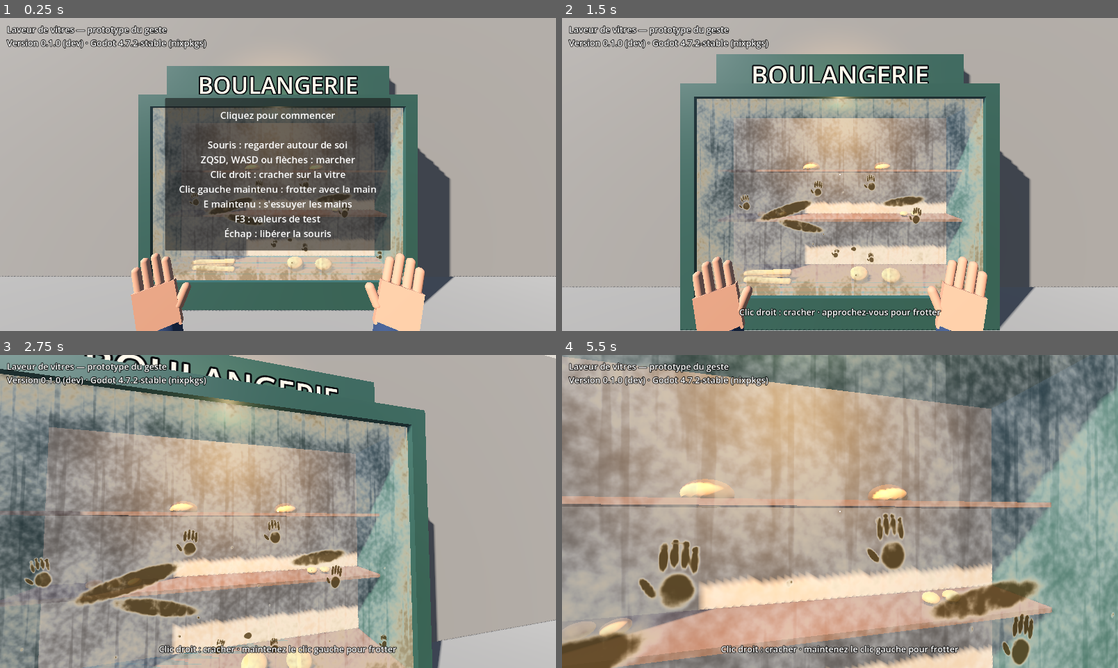
Above: before the commit, frames 1-4 (two rows, left to right).
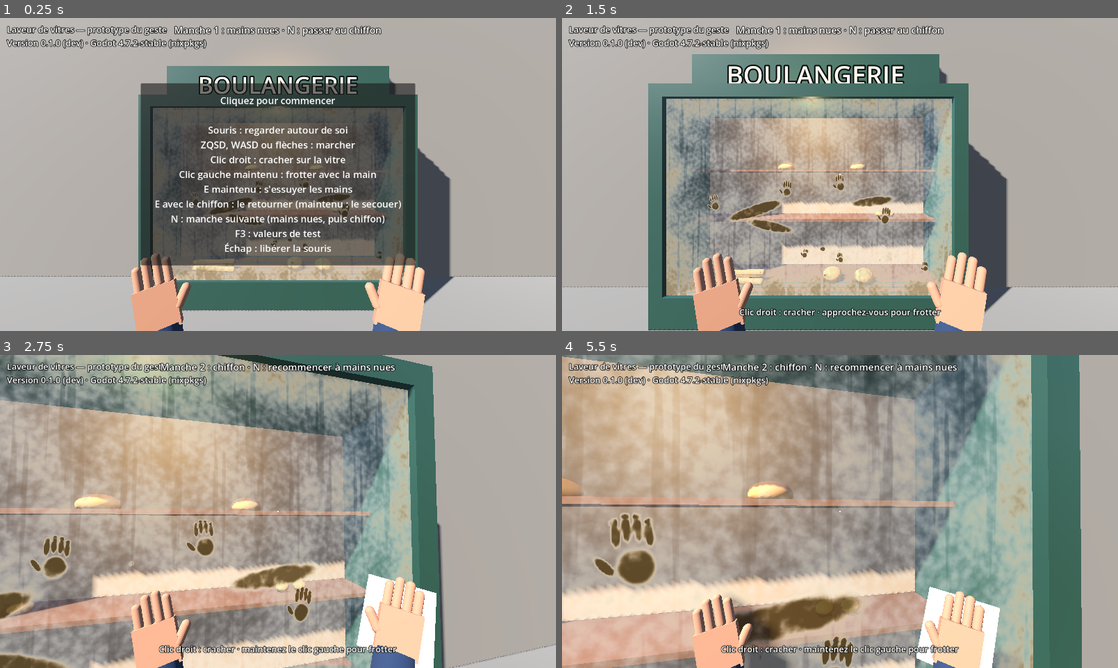
Above: after the commit, the same moments.

Repository: olivier-lapabe/laveur-de-vitres
Game: Godot game, scene res://scenes/main.tscn
Two runs of this game, one before a commit and one after it. Both use one fixed random seed, a clock stepped at 60 frames per second and the inputs below.
Inputs (mouse positions are in pixels of both pictures, inside the frame that each line leads up to):
- Up to frame 1 (0.25 s): no input
- Up to frame 2 (1.5 s): tap Enter at 0.5 s; move the mouse to (962, 158) at 0.52 s; hold D (move_right) 0.53-1.28 s; hold E (wipe_hands) 0.53-1.28 s; click (962, 158) at 0.67 s; tap N (next_round, bound only after the commit) at 0.8, 1.35 s; move the mouse to (812, 174) at 1.27 s; hold W (move_forward) from 1.28 s (still down); click (812, 174) at 1.42 s
- Up to frame 3 (2.75 s): keep holding W (move_forward); tap E (wipe_hands) at 1.55 s; move the mouse to (289, 505) at 2.02 s; hold E (wipe_hands) from 2.03 s (still down); click (289, 505) at 2.17 s; tap N (next_round, bound only after the commit) at 2.3 s
- Up to frame 4 (5.5 s): keep holding W (move_forward); move the mouse to (834, 517) at 2.77 s; release E (wipe_hands) at 2.78 s; tap N (next_round, bound only after the commit) at 2.85, 3.8, 4.35, 5.3 s; click (834, 517) at 2.92 s; tap E (wipe_hands) at 3.05, 4.55 s; move the mouse to (878, 514) at 3.52 s; hold E (wipe_hands) 3.53-4.28 s; click (878, 514) at 3.67 s; move the mouse to (795, 508) at 4.27 s; click (795, 508) at 4.42 s; move the mouse to (845, 511) at 5.02 s; hold E (wipe_hands) from 5.03 s (still down); click (845, 511) at 5.17 s

The runs differ from the first frame. In frame 1, 13% of the frame differs, in the area x 25-75%, y 2-80%; in frame 2, 30%; in frame 3, 59%; in frame 4, 68%, in the area x 0-100%, y 0-100%.

Commit message:
Add the cloth and the two rounds (LAV-5)
- WashTool holds each tool's values; bare hands keep the tuning the PO
  approved, the cloth uses the PRD's illustrative ratios: twice the speed,
  a third of the film, slower soiling, holds water longer.
- Round 1 bare hands, round 2 cloth; N switches round, dirtying the glass
  again and cleaning the tools. Round title at the top of the screen.
- The cloth is visible in the right hand, shows grime and wetness, turns
  over to its other face on a short press of E and is shaken while E is
  held. Hints adapt to the tool.
- The skin shader becomes a shared grime shader for hands and cloth.
- Test: the cloth cleans faster, soils slower, leaves a fainter film, and
  a new round dirties the glass again.

Co-Authored-By: Claude Opus 5.5 <noreply@anthropic.com>
Claude-Session: https://claude.ai/code/session_01Sd22mVGkXnCtooSqEAJWZd

Diff:
--- a/project.godot
+++ b/project.godot
@@ -53,6 +53,11 @@
 "events": [Object(InputEventKey,"resource_local_to_scene":false,"resource_name":"","device":-1,"window_id":0,"alt_press …(190 unchanged characters)…
 ]
 }
+next_round={
+"deadzone": 0.2,
+"events": [Object(InputEventKey,"resource_local_to_scene":false,"resource_name":"","device":-1,"window_id":0,"alt_pressed":false,"shift_pressed":false,"ctrl_pressed":false,"meta_pressed":false,"pressed":false,"keycode":0,"physical_keycode":78,"key_label":0,"unicode":0,"location":0,"echo":false,"script":null)
+]
+}
 
 [rendering]
 
--- a/scenes/hand.tscn
+++ b/scenes/hand.tscn
@@ -1,6 +1,6 @@
 [gd_scene format=3]
 
-[ext_resource type="Shader" path="res://shaders/skin.gdshader" id="1_skin"]
+[ext_resource type="Shader" path="res://shaders/grime.gdshader" id="1_skin"]
 
 [sub_resource type="ShaderMaterial" id="Material_skin"]
 shader = ExtResource("1_skin")
--- a/scenes/main.tscn
+++ b/scenes/main.tscn
@@ -141,6 +141,21 @@
 mouse_filter = 2
 color = Color(1, 1, 1, 0.85)
 
+[node name="Round" type="Label" parent="HUD"]
+anchors_preset = 5
+anchor_left = 0.5
+anchor_right = 0.5
+offset_left = -360.0
+offset_top = 12.0
+offset_right = 360.0
+offset_bottom = 44.0
+grow_horizontal = 2
+mouse_filter = 2
+theme_override_colors/font_outline_color = Color(0, 0, 0, 0.85)
+theme_override_constants/outline_size = 6
+theme_override_font_sizes/font_size = 22
+horizontal_alignment = 1
+
 [node name="Hint" type="Label" parent="HUD"]
 anchors_preset = 7
 anchor_left = 0.5
@@ -204,6 +219,8 @@
 Clic droit : cracher sur la vitre
 Clic gauche maintenu : frotter avec la main
 E maintenu : s'essuyer les mains
+E avec le chiffon : le retourner (maintenu : le secouer)
+N : manche suivante (mains nues, puis chiffon)
 F3 : valeurs de test
 Échap : libérer la souris"
 horizontal_alignment = 1
--- a/scenes/player.tscn
+++ b/scenes/player.tscn
@@ -2,6 +2,18 @@
 
 [ext_resource type="Script" path="res://scripts/player.gd" id="1_player"]
 [ext_resource type="PackedScene" path="res://scenes/hand.tscn" id="2_hand"]
+[ext_resource type="Shader" path="res://shaders/grime.gdshader" id="3_grime"]
+
+[sub_resource type="ShaderMaterial" id="Material_cloth"]
+shader = ExtResource("3_grime")
+shader_parameter/base_color = Color(0.62, 0.74, 0.86, 1)
+shader_parameter/wet_darkening = 0.4
+shader_parameter/wet_shine = 0.2
+shader_parameter/blotch_scale = 45.0
+
+[sub_resource type="BoxMesh" id="Mesh_cloth"]
+material = SubResource("Material_cloth")
+size = Vector3(0.15, 0.17, 0.01)
 
 [node name="Player" type="Node3D"]
 script = ExtResource("1_player")
@@ -21,3 +33,8 @@
 position = Vector3(-0.27, -0.3, -0.46)
 rotation_degrees = Vector3(-14, 18, 12)
 scale = Vector3(-1, 1, 1)
+
+[node name="Cloth" type="MeshInstance3D" parent="Head/Camera3D/RightHand"]
+visible = false
+position = Vector3(0, 0.02, -0.022)
+mesh = SubResource("Mesh_cloth")
--- a/scripts/dirty_glass.gd
+++ b/scripts/dirty_glass.gd
@@ -12,23 +12,14 @@
 ## Resolution of the cleaning state: coarser, because a script updates it.
 const STATE_PIXELS_PER_METER := 100.0
 
-# Tuning of the bare-hand gesture. Amounts are fractions from 0 to 1.
-## Radius of the area a hand rubs, in meters.
-const HAND_RADIUS := 0.09
-## Share of the dirt under the middle of the hand removed per meter of rubbing, on wet glass.
+# Tuning shared by all tools; each tool's own values are in WashTool.
+# Amounts are fractions from 0 to 1.
+## Share of the dirt under the middle of a speed-1 tool removed per meter of
+## rubbing, on wet glass.
 const RUB_RATE := 7.0
 ## Rubbing dry glass works this much as well as rubbing wet glass: it works,
 ## slowly, while spit clears a patch in a few seconds.
 const DRY_RUB_FACTOR := 0.25
-## Dirt a fully dirty hand smears back on per meter of rubbing.
-const HAND_DEPOSIT := 0.3
-## Film that bare skin always leaves behind: glass washed by hand is never spotless.
-const BARE_HAND_RESIDUE := 0.08
-## How much dirtier the hand gets per unit of dirt it takes off the glass.
-const HAND_PICKUP := 0.1
-## Dirt the hand picks up just by rubbing over it, per meter, even when
-## little comes off (dry glass): touching grime soils the skin a little.
-const CONTACT_PICKUP := 0.05
 ## Thickness of the haze, compared with the marks (0 to 1), for the hand's pickup.
 const HAZE_THICKNESS := 0.5
 ## Radius of the patch one spit wets, in meters.
@@ -66,6 +57,8 @@
 ## Whether the last rub was on dry glass, for the player's hint.
 var last_rub_was_dry := false
 
+var _bare_hands := WashTool.bare_hands()
+
 @onready var _material := material_override as ShaderMaterial
 
 
@@ -75,6 +68,17 @@
 	var marks_image := _make_marks_image()
 	_material.set_shader_parameter("marks_pattern", ImageTexture.create_from_image(marks_image))
 	_init_state(marks_image)
+	_send_wet_spots()
+
+
+## Dirties the glass again as it was at the start, and dries it.
+func reset() -> void:
+	_dirt_left.fill(1.0)
+	_smeared.fill(0.0)
+	_state_image.fill(Color(1, 1, 0, 0))
+	_state = _state_image.get_data()
+	_state_changed = true
+	_wet_spots.clear()
 	_send_wet_spots()
 
 
@@ -144,15 +148,18 @@
 	return minf(1.0, _thickness(i) * _dirt_left[i] + _smeared[i])
 
 
-## Rubs the glass with a bare hand centered on uv, over stroke_length meters.
-## hand_dirt (0 to 1) is how dirty the hand already is: a clean hand takes dirt
-## off, a dirty one smears it back on. hand_wet (0 to 1) is how wet the hand
-## is: a wet hand cleans like wet glass. Returns how much dirtier the hand gets.
-func rub(uv: Vector2, stroke_length: float, hand_dirt: float, hand_wet := 0.0) -> float:
+## Rubs the glass with a tool (bare hands by default) centered on uv, over
+## stroke_length meters. tool_dirt (0 to 1) is how dirty the tool already is: a
+## clean tool takes dirt off, a dirty one smears it back on. tool_wet (0 to 1)
+## is how wet it is: a wet tool cleans like wet glass. Returns how much dirtier
+## the tool gets.
+func rub(uv: Vector2, stroke_length: float, tool_dirt: float, tool_wet := 0.0, tool: WashTool = null) -> float:
+	if tool == null:
+		tool = _bare_hands
 	var center := Vector2(uv.x * _state_size.x, uv.y * _state_size.y)
-	var radius := HAND_RADIUS * STATE_PIXELS_PER_METER
+	var radius := tool.radius * STATE_PIXELS_PER_METER
 	var reach := ceili(radius)
-	var wet_factor := lerpf(DRY_RUB_FACTOR, 1.0, maxf(wetness_at(uv), hand_wet))
+	var wet_factor := lerpf(DRY_RUB_FACTOR, 1.0, maxf(wetness_at(uv), tool_wet))
 	var picked := 0.0
 	var pixels := 0
 	for py in range(maxi(0, int(center.y) - reach), mini(_state_size.y, int(center.y) + reach + 1)):
@@ -161,23 +168,24 @@
 			if distance >= 1.0:
 				continue
 			var weight := 1.0 - distance * distance
-			var effect := clampf(stroke_length * RUB_RATE * weight * wet_factor, 0.0, 1.0)
+			var effect := clampf(stroke_length * RUB_RATE * tool.rub_speed * weight * wet_factor, 0.0, 1.0)
 			var p := py * _state_size.x + px
 			var thickness := _thickness(p)
 			var dirt_left := _dirt_left[p]
 			var smeared := _smeared[p]
 
-			# A clean hand takes dirt off; a dirty one mostly pushes it around and
+			# A clean tool takes dirt off; a dirty one mostly pushes it around and
 			# leaves its own dirt behind.
-			var removed := dirt_left * effect * (1.0 - hand_dirt)
-			var smear_removed := smeared * effect * (1.0 - hand_dirt)
-			smeared += hand_dirt * HAND_DEPOSIT * stroke_length * weight - smear_removed
-			var residue := BARE_HAND_RESIDUE * weight * (0.6 + 0.4 * _breakup.get_noise_2d(px * 3.0, py * 3.0))
+			var removed := dirt_left * effect * (1.0 - tool_dirt)
+			var smear_removed := smeared * effect * (1.0 - tool_dirt)
+			smeared += tool_dirt * tool.deposit * stroke_length * weight - smear_removed
+			# Every tool leaves a faint film; how faint is its finish.
+			var residue := tool.residue * weight * (0.6 + 0.4 * _breakup.get_noise_2d(px * 3.0, py * 3.0))
 			smeared = clampf(maxf(smeared, residue), 0.0, 1.0)
 			dirt_left -= removed
 
 			picked += removed * thickness + smear_removed
-			picked += (dirt_left * thickness + smeared) * weight * stroke_length * CONTACT_PICKUP
+			picked += (dirt_left * thickness + smeared) * weight * stroke_length * tool.contact_pickup
 			pixels += 1
 			_dirt_left[p] = dirt_left
 			_smeared[p] = smeared
@@ -185,7 +193,7 @@
 			_state[p * 4 + 3] = int(smeared * 255.0 + 0.5)
 	_state_changed = true
 	last_rub_was_dry = wet_factor < 0.5
-	return picked / maxf(pixels, 1) * HAND_PICKUP
+	return picked / maxf(pixels, 1) * tool.pickup
 
 
 ## How thick the original dirt is at state pixel i: the haze plus any mark.
--- a/scripts/main.gd
+++ b/scripts/main.gd
@@ -9,6 +9,7 @@
 @onready var _start_overlay: Control = $HUD/StartOverlay
 @onready var _crosshair: Control = $HUD/Crosshair
 @onready var _hint: Label = $HUD/Hint
+@onready var _round: Label = $HUD/Round
 @onready var _debug: Label = $HUD/Debug
 @onready var _aim_marker: Node3D = $AimMarker
 @onready var _player: WindowWasher = $Player
@@ -54,6 +55,7 @@
 	_start_overlay.visible = not playing
 	_crosshair.visible = playing and not _player.is_rubbing()
 	_hint.text = _player.hint if playing else ""
+	_round.text = _player.round_title()
 	if _debug.visible:
 		_debug.text = _player.debug_text()
 	var aim: Variant = _player.aim_point() if _debug.visible else null
--- a/scripts/player.gd
+++ b/scripts/player.gd
@@ -1,11 +1,13 @@
 class_name WindowWasher
 extends Node3D
 ## The player, in first person: looks around, walks along the sidewalk, spits
-## on the glass and rubs it with bare hands.
+## on the glass and rubs it, with bare hands in round 1 and a cloth in round 2.
 ##
 ## Mouse: look around. ZQSD/WASD (same physical keys) or arrows: walk.
 ## Hold the left button on the glass to rub: the camera stays still and the
-## mouse moves the hand on the glass. Right button: spit. Hold E: wipe the hands.
+## mouse moves the hand on the glass. Right button: spit.
+## E: with bare hands, hold to wipe them; with the cloth, press to turn it over
+## to its other face, hold to shake it. N: next round.
 
 ## Calm walking pace, in meters per second.
 @export var walk_speed := 1.6
@@ -29,23 +31,27 @@
 const MAX_MOUSE_STEP := 250.0
 ## Distance between two rubs along a stroke, in meters.
 const RUB_STEP := 0.02
-## Above this hand dirt, the hand smears more dirt than it removes.
-const DIRTY_HAND := 0.6
-## Seconds for wet hands to dry in the air.
-const HAND_DRY_SECONDS := 10.0
-## Share of the hands' water given to dry glass per meter of rubbing.
-const HAND_WATER_PER_METER := 0.3
+## Above this dirt, the hand or cloth smears more dirt than it removes.
+const DIRTY_TOOL := 0.6
 ## Hand dirt (and water) wiped off per second while wiping.
 const WIPE_SPEED := 0.8
+## Cloth dirt shaken off per second, from the face in use.
+const SHAKE_SPEED := 0.3
+## Holding E longer than this shakes the cloth instead of just turning it over.
+const SHAKE_AFTER_SECONDS := 0.35
 const SPIT_COOLDOWN_MSEC := 500
-## Gap kept between the palm and the glass, in meters.
-const PALM_GAP := 0.018
-
+
+## 1: bare hands. 2: cloth.
+var round_number := 1
 ## How dirty the hands are, from 0 (clean) to 1 (covered in dirt).
 var hand_dirt := 0.0
 ## How wet the hands are, from 0 (dry) to 1: rubbing wet glass wets them, and
 ## wet hands clean faster anywhere.
 var hand_wet := 0.0
+## How dirty each face of the cloth is, and which face touches the glass.
+var cloth_faces: Array[float] = [0.0, 0.0]
+var cloth_face := 0
+var cloth_wet := 0.0
 ## A short instruction for the HUD, depending on what the player can do.
 var hint := ""
 
@@ -61,6 +67,12 @@
 var _hand_target := Vector3.ZERO
 var _spit_ready_msec := 0
 var _wiping := false
+var _shaking := false
+var _wipe_held_seconds := 0.0
+var _bare_hands := WashTool.bare_hands()
+var _cloth_tool := WashTool.cloth()
+## Turning the cloth over: from 0 to 1 while it flips, then back to 0.
+var _flip_progress := 0.0
 
 @onready var _head: Node3D = $Head
 @onready var _camera: Camera3D = $Head/Camera3D
@@ -70,6 +82,42 @@
 @onready var _left_rest := _left_hand.transform
 ## Both hands share this material, so tinting it dirties both.
 @onready var _skin := ($Head/Camera3D/RightHand/Palm as MeshInstance3D).mesh.get("material") as ShaderMaterial
+@onready var _cloth: MeshInstance3D = $Head/Camera3D/RightHand/Cloth
+@onready var _cloth_material := _cloth.mesh.get("material") as ShaderMaterial
+@onready var _cloth_rest := _cloth.transform
+
+
+## The tool in use this round.
+func current_tool() -> WashTool:
+	return _cloth_tool if round_number == 2 else _bare_hands
+
+
+## How dirty the surface touching the glass is: the hands, or the cloth's face.
+func tool_dirt() -> float:
+	return cloth_faces[cloth_face] if round_number == 2 else hand_dirt
+
+
+func tool_wet() -> float:
+	return cloth_wet if round_number == 2 else hand_wet
+
+
+## Title of the round for the HUD.
+func round_title() -> String:
+	if round_number == 1:
+		return "Manche 1 : mains nues · N : passer au chiffon"
+	return "Manche 2 : chiffon · N : recommencer à mains nues"
+
+
+## Moves to the other round: the glass gets dirty again and the tools clean.
+func next_round() -> void:
+	round_number = 2 if round_number == 1 else 1
+	_stop_rubbing()
+	hand_dirt = 0.0
+	hand_wet = 0.0
+	cloth_faces = [0.0, 0.0]
+	cloth_face = 0
+	cloth_wet = 0.0
+	glass.reset()
 
 
 ## Where the player aims at the glass in the world, or null; for the F3 marker.
@@ -85,6 +133,11 @@
 ## Live values for the F3 debug panel (in French, for the PO's playtests).
 func debug_text() -> String:
 	var text := "Saleté des mains : %d %%\nMains humides : %d %%" % [roundi(hand_dirt * 100.0), roundi(hand_wet * 100.0)]
+	if round_number == 2:
+		text += "\nChiffon : face %d sale à %d %%, autre face %d %%, humide %d %%" % [
+			cloth_face + 1, roundi(cloth_faces[cloth_face] * 100.0),
+			roundi(cloth_faces[1 - cloth_face] * 100.0), roundi(cloth_wet * 100.0),
+		]
 	var hit := _glass_hit(_rub_cursor if _rubbing else Vector2.ZERO)
 	if hit.is_empty():
 		return text + "\nVitre : pas visée"
@@ -146,15 +199,32 @@
 		_captured_since_msec = Time.get_ticks_msec()
 		_captured_since_frame = Engine.get_process_frames()
 
-	_wiping = Input.is_action_pressed("wipe_hands") and not _rubbing
+	if Input.is_action_just_pressed("next_round"):
+		next_round()
+	_update_wiping(delta)
+	hand_wet = maxf(0.0, hand_wet - delta / _bare_hands.dry_seconds)
+	cloth_wet = maxf(0.0, cloth_wet - delta / _cloth_tool.dry_seconds)
+	if not _rubbing and not _wiping and not _shaking:
+		_walk(delta)
+	_update_hands(delta)
+	_update_hint()
+
+
+## E: bare hands are wiped while it is held; the cloth turns over on a short
+## press and is shaken while it is held.
+func _update_wiping(delta: float) -> void:
+	var held := Input.is_action_pressed("wipe_hands") and not _rubbing
+	if round_number == 2 and Input.is_action_just_released("wipe_hands") and _wipe_held_seconds <= SHAKE_AFTER_SECONDS:
+		cloth_face = 1 - cloth_face
+		_flip_progress = 1.0
+	_wipe_held_seconds = _wipe_held_seconds + delta if held else 0.0
+	_wiping = held and round_number == 1
+	_shaking = held and round_number == 2 and _wipe_held_seconds > SHAKE_AFTER_SECONDS
 	if _wiping:
 		hand_dirt = maxf(0.0, hand_dirt - WIPE_SPEED * delta)
 		hand_wet = maxf(0.0, hand_wet - WIPE_SPEED * delta)
-	hand_wet = maxf(0.0, hand_wet - delta / HAND_DRY_SECONDS)
-	if not _rubbing and not _wiping:
-		_walk(delta)
-	_update_hands(delta)
-	_update_hint()
+	if _shaking:
+		cloth_faces[cloth_face] = maxf(0.0, cloth_faces[cloth_face] - SHAKE_SPEED * delta)
 
 
 func _capture_settled() -> bool:
@@ -207,12 +277,19 @@
 			var at := _last_rub_point + stroke * (float(i + 1) / steps)
 			var uv := glass.uv_at(at)
 			var step_length := stroke.length() / steps
-			hand_dirt = clampf(hand_dirt + glass.rub(uv, step_length, hand_dirt, hand_wet), 0.0, 1.0)
-			# Wet glass wets the hand; dry glass soaks up what the hand carries.
-			hand_wet = maxf(hand_wet - step_length * HAND_WATER_PER_METER, glass.wetness_at(uv))
+			var tool := current_tool()
+			var dirt := clampf(tool_dirt() + glass.rub(uv, step_length, tool_dirt(), tool_wet(), tool), 0.0, 1.0)
+			# Wet glass wets the hand or cloth; dry glass soaks up what it carries.
+			var wet := maxf(tool_wet() - step_length * tool.water_per_meter, glass.wetness_at(uv))
+			if round_number == 2:
+				cloth_faces[cloth_face] = dirt
+				cloth_wet = wet
+			else:
+				hand_dirt = dirt
+				hand_wet = wet
 	_last_rub_point = point
 	_on_glass = true
-	_hand_target = point + glass.get_normal() * PALM_GAP
+	_hand_target = point + glass.get_normal() * current_tool().palm_gap
 
 
 func _spit() -> void:
@@ -228,6 +305,7 @@
 func _update_hands(delta: float) -> void:
 	_skin.set_shader_parameter("dirt", hand_dirt)
 	_skin.set_shader_parameter("wet", hand_wet)
+	_update_cloth(delta)
 	var weight := clampf(delta * 14.0, 0.0, 1.0)
 	if _rubbing and _on_glass:
 		# Palm flat against the glass, fingers up.
@@ -239,24 +317,46 @@
 	_left_hand.position = _left_hand.position.lerp(_rest_pose(_left_rest, -1.0).origin, weight)
 
 
-## The resting pose of a hand, lowered to the overalls while wiping.
+## The cloth shows the dirt of the face toward the glass, flips over when
+## turned and jiggles when shaken.
+func _update_cloth(delta: float) -> void:
+	_cloth.visible = round_number == 2
+	if not _cloth.visible:
+		return
+	_flip_progress = maxf(0.0, _flip_progress - delta * 4.0)
+	_cloth_material.set_shader_parameter("dirt", cloth_faces[cloth_face])
+	_cloth_material.set_shader_parameter("wet", cloth_wet)
+	var pose := _cloth_rest.rotated_local(Vector3.UP, _flip_progress * PI)
+	if _shaking:
+		var t := Time.get_ticks_msec() / 1000.0
+		pose = pose.rotated_local(Vector3.RIGHT, 0.35 * sin(t * 25.0))
+	_cloth.transform = pose
+
+
+## The resting pose of a hand, lowered to the overalls while wiping, or held
+## out while shaking the cloth.
 func _rest_pose(rest: Transform3D, side: float) -> Transform3D:
-	if not _wiping:
-		return rest
 	var t := Time.get_ticks_msec() / 1000.0
-	return rest.translated(Vector3(0.0, -0.2 + 0.04 * sin(t * 18.0 + side), 0.05))
+	if _wiping:
+		return rest.translated(Vector3(0.0, -0.2 + 0.04 * sin(t * 18.0 + side), 0.05))
+	if _shaking and side > 0.0:
+		return rest.translated(Vector3(0.0, 0.06 + 0.04 * sin(t * 25.0), 0.0))
+	return rest
 
 
 func _update_hint() -> void:
+	var dirty := tool_dirt() >= DIRTY_TOOL
+	var cleaning_hint := _cleaning_hint()
 	if _rubbing:
-		if hand_dirt >= DIRTY_HAND:
-			hint = "Vos mains sont sales : elles étalent la saleté. Lâchez et maintenez E pour les essuyer"
+		if dirty:
+			hint = cleaning_hint
 		elif glass.last_rub_was_dry:
-			hint = "À sec, ça part lentement : crachez (clic droit) pour mouiller la vitre et vos mains"
+			hint = "À sec, ça part lentement : crachez (clic droit) pour mouiller la vitre et %s" % (
+				"le chiffon" if round_number == 2 else "vos mains")
 		else:
 			hint = "Bougez la souris pour frotter · relâchez le clic pour lâcher la vitre"
-	elif hand_dirt >= DIRTY_HAND:
-		hint = "Vos mains sont sales : elles étalent la saleté. Maintenez E pour les essuyer"
+	elif dirty:
+		hint = cleaning_hint
 	else:
 		var hit := _glass_hit(Vector2.ZERO)
 		if hit.is_empty():
@@ -265,6 +365,15 @@
 			hint = "Clic droit : cracher · approchez-vous pour frotter"
 		else:
 			hint = "Clic droit : cracher · maintenez le clic gauche pour frotter"
+
+
+## What to do about a dirty hand or cloth.
+func _cleaning_hint() -> String:
+	if round_number == 1:
+		return "Vos mains sont sales : elles étalent la saleté. Lâchez et maintenez E pour les essuyer"
+	if cloth_faces[1 - cloth_face] < DIRTY_TOOL:
+		return "Chiffon sale : il étale la saleté. Lâchez et appuyez sur E pour le retourner"
+	return "Les deux faces du chiffon sont sales : lâchez et maintenez E pour le secouer"
 
 
 ## The glass under a point of the screen, from (0, 0) at the crosshair to
--- /dev/null
+++ b/scripts/wash_tool.gd
@@ -0,0 +1,46 @@
+class_name WashTool
+extends RefCounted
+## How a tool washes glass. Illustrative values from the PRD: bare hands have
+## speed 1 and finish 1, a cotton cloth speed 2 and finish 3.
+
+## Name shown to the player.
+var name := ""
+## Multiplies how fast the tool takes dirt off.
+var rub_speed := 1.0
+## Radius of the area it rubs, in meters.
+var radius := 0.09
+## Film it always leaves behind (lower is a better finish).
+var residue := 0.08
+## How much dirtier it gets per unit of dirt it takes off the glass.
+var pickup := 0.1
+## Dirt it picks up just by rubbing over dirt, per meter (also scaled by pickup).
+var contact_pickup := 0.05
+## Dirt a fully dirty tool smears back on per meter of rubbing.
+var deposit := 0.3
+## Seconds it takes to dry in the air.
+var dry_seconds := 10.0
+## Share of its water given to dry glass per meter of rubbing.
+var water_per_meter := 0.3
+## Gap between the hand's palm and the glass while rubbing, in meters.
+var palm_gap := 0.018
+
+
+static func bare_hands() -> WashTool:
+	var tool := WashTool.new()
+	tool.name = "mains nues"
+	return tool
+
+
+static func cloth() -> WashTool:
+	var tool := WashTool.new()
+	tool.name = "chiffon"
+	tool.rub_speed = 2.0
+	tool.radius = 0.11
+	tool.residue = 0.08 / 3.0
+	tool.pickup = 0.04
+	tool.contact_pickup = 0.02
+	tool.deposit = 0.25
+	tool.dry_seconds = 20.0
+	tool.water_per_meter = 0.15
+	tool.palm_gap = 0.03
+	return tool
--- a/shaders/skin.gdshader
+++ b/shaders/grime.gdshader
@@ -1,14 +1,18 @@
 shader_type spatial;
 
-// Bare skin that collects grime: dark blotches appear and spread as dirt
-// goes from 0 (clean) to 1 (covered), so a dirty hand reads as dirty.
+// A surface that collects grime, for the hands and the cloth: dark blotches
+// appear and spread as dirt goes from 0 (clean) to 1 (covered), so a dirty
+// hand or cloth reads as dirty. Wet skin turns shiny; a wet cloth turns darker.
 
-uniform vec4 skin_color : source_color = vec4(0.72, 0.52, 0.41, 1.0);
+uniform vec4 base_color : source_color = vec4(0.72, 0.52, 0.41, 1.0);
 uniform vec4 grime_color : source_color = vec4(0.22, 0.18, 0.12, 1.0);
 uniform float dirt : hint_range(0.0, 1.0) = 0.0;
-// Wet skin is shiny.
 uniform float wet : hint_range(0.0, 1.0) = 0.0;
-// Blotches per meter of skin.
+// How much darker the surface gets when wet (0 for skin, which shines instead).
+uniform float wet_darkening : hint_range(0.0, 1.0) = 0.0;
+// How much shinier the surface gets when wet.
+uniform float wet_shine : hint_range(0.0, 1.0) = 1.0;
+// Blotches per meter of surface.
 uniform float blotch_scale = 70.0;
 
 varying vec3 local_position;
@@ -25,7 +29,7 @@
 }
 
 void vertex() {
-	// Object space, so the blotches stay put on the skin.
+	// Object space, so the blotches stay put on the surface.
 	local_position = VERTEX;
 }
 
@@ -34,8 +38,8 @@
 	float pattern = value_noise(p.xy + p.z * 0.7) * 0.65 + value_noise(p.yz * 2.3 + 5.0) * 0.35;
 	// Points whose pattern is below the dirt level are covered: the grime spreads as dirt grows.
 	float covered = smoothstep(pattern - 0.08, pattern + 0.08, dirt * 1.15);
-	ALBEDO = mix(skin_color.rgb, grime_color.rgb, covered * 0.92);
-	// Grime is a little greasy.
-	ROUGHNESS = mix(mix(0.75, 0.45, covered), 0.15, wet);
-	SPECULAR = mix(0.5, 0.9, wet);
+	vec3 color = mix(base_color.rgb, grime_color.rgb, covered * 0.92);
+	ALBEDO = color * (1.0 - wet * wet_darkening);
+	ROUGHNESS = mix(mix(0.75, 0.45, covered), 0.15, wet * wet_shine);
+	SPECULAR = mix(0.5, 0.9, wet * wet_shine);
 }
--- a/tests/run_tests.gd
+++ b/tests/run_tests.gd
@@ -25,6 +25,7 @@
 	_check_dry_rubbing_stays_hard()
 	_check_dry_rubbing_dirties_the_hand()
 	_check_wet_hands_clean_faster()
+	_check_cloth_beats_bare_hands()
 	print("Gameplay tests: %d failed" % _failures)
 	quit(1 if _failures > 0 else 0)
 
@@ -121,6 +122,36 @@
 	_expect(removed_wet > removed_dry * 2.0, "wet hands clean dry glass faster (wet hand %.2f, dry hand %.2f)" % [removed_wet, removed_dry])
 
 
+## The cloth cleans faster, leaves a fainter film and gets dirty more slowly.
+func _check_cloth_beats_bare_hands() -> void:
+	var glass := _new_glass()
+	var cloth := WashTool.cloth()
+	var hands := WashTool.bare_hands()
+	var by_hand := Vector2(0.25, 0.1)
+	var by_cloth := Vector2(0.75, 0.1)
+	var before := glass.dirt_at(by_hand)
+	var hand_dirt := 0.0
+	var cloth_dirt := 0.0
+	for i in 10:
+		var offset := Vector2(0.01 if i % 2 == 0 else -0.01, 0.0)
+		hand_dirt += glass.rub(by_hand + offset, 0.02, 0.0, 0.0, hands)
+		cloth_dirt += glass.rub(by_cloth + offset, 0.02, 0.0, 0.0, cloth)
+	var removed_by_hand := before - glass.dirt_at(by_hand)
+	var removed_by_cloth := before - glass.dirt_at(by_cloth)
+	_expect(removed_by_cloth > removed_by_hand * 1.5, "the cloth cleans faster (cloth %.2f, hands %.2f)" % [removed_by_cloth, removed_by_hand])
+	_expect(cloth_dirt < hand_dirt, "the cloth gets dirty more slowly (cloth %.3f, hands %.3f)" % [cloth_dirt, hand_dirt])
+	glass.spit(by_hand)
+	glass.spit(by_cloth)
+	for i in 80:
+		var offset := Vector2(0.01 if i % 2 == 0 else -0.01, 0.0)
+		glass.rub(by_hand + offset, 0.02, 0.0, 1.0, hands)
+		glass.rub(by_cloth + offset, 0.02, 0.0, 1.0, cloth)
+	_expect(glass.dirt_at(by_cloth) < glass.dirt_at(by_hand) * 0.6,
+		"the cloth leaves a fainter film (cloth %.3f, hands %.3f)" % [glass.dirt_at(by_cloth), glass.dirt_at(by_hand)])
+	glass.reset()
+	_expect(is_equal_approx(glass.dirt_at(by_cloth), before), "a new round dirties the glass again (%.2f)" % glass.dirt_at(by_cloth))
+
+
 ## The spit and the hand must land on the glass right under the crosshair.
 func _check_aim_hits_the_crosshair() -> void:
 	var main: Node3D = load("res://scenes/main.tscn").instantiate()
